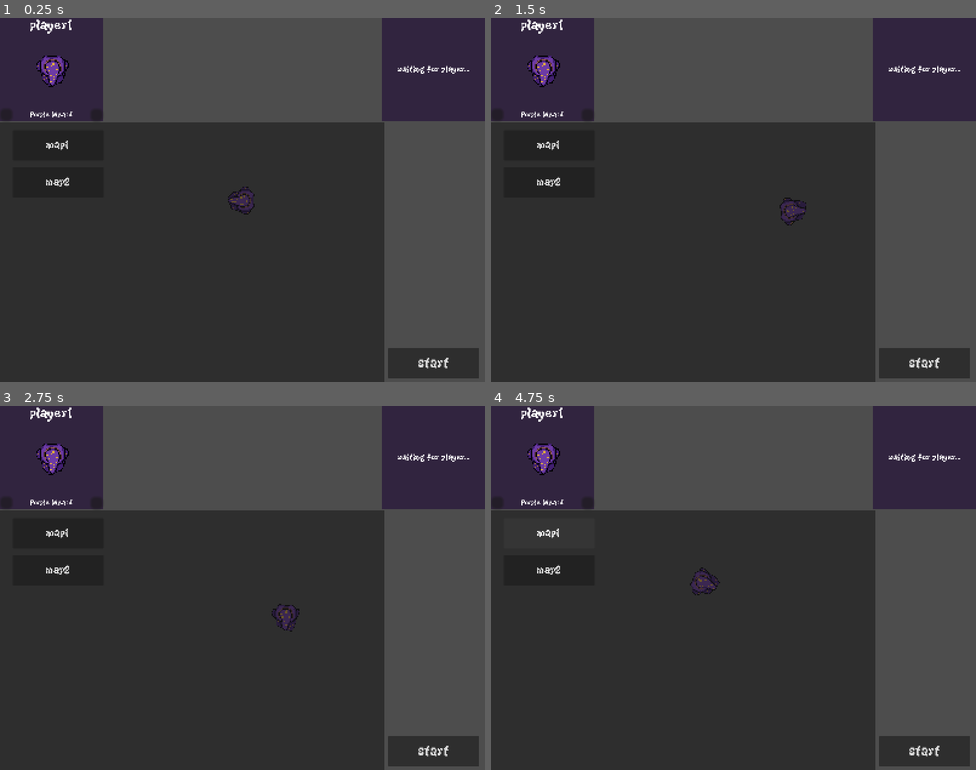
Above: before the commit, frames 1-4 (two rows, left to right).
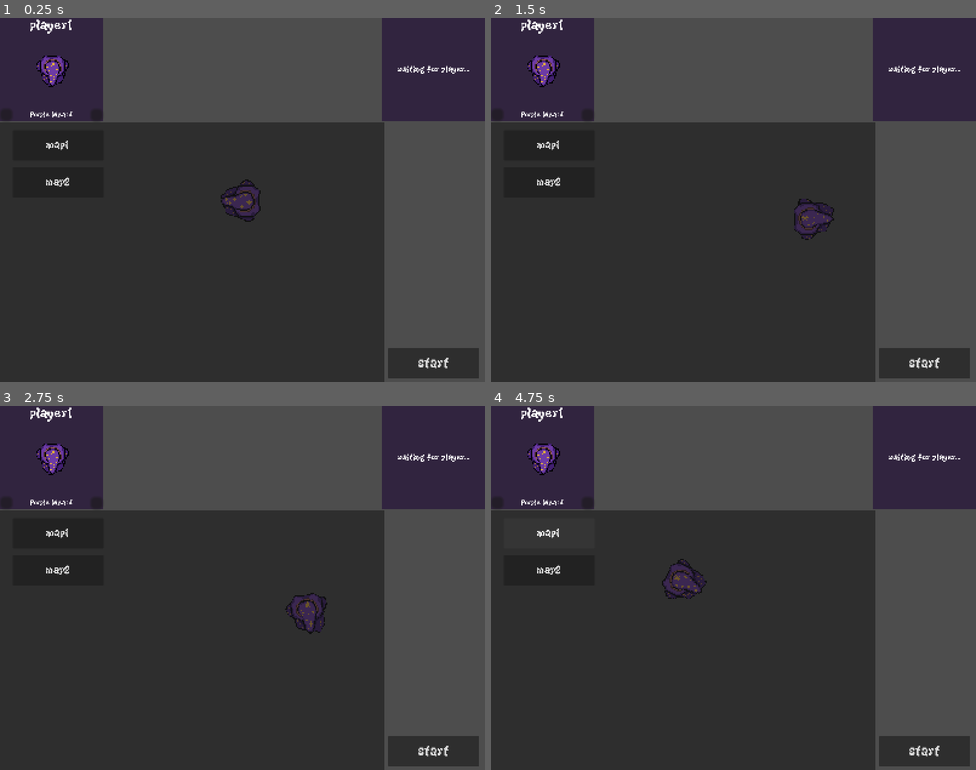
Above: after the commit, the same moments.

Repository: Raoul1808/ft_transcendence
Game: Godot game, scene res://scene/global/main.tscn
The game is run twice, just before and just after one commit, with the same random seed, the same clock (stepped at 60 frames per second) and the same inputs.
Inputs (mouse positions are in pixels of both pictures, inside the frame that each line leads up to):
- Up to frame 1 (0.25 s): no input
- Up to frame 2 (1.5 s): tap Enter at 0.5 s; move the mouse to (733, 200) at 0.52 s; hold D (right) 0.53-1.28 s; tap Q (drop_weapon) at 0.6 s; move the mouse to (636, 218) at 1.27 s; hold S (down) from 1.28 s (still down); tap E (loot) at 1.35 s
- Up to frame 3 (2.75 s): move the mouse to (291, 507) at 2.02 s; release S (down) at 2.03 s; hold D (right) from 2.03 s (still down); hold W (move) from 2.03 s (still down)
- Up to frame 4 (4.75 s): move the mouse to (709, 660) at 2.77 s; release W (move) at 2.78 s; click (709, 660) at 2.85 s; move the mouse to (879, 642) at 3.52 s; release D (right) at 3.53 s; hold A (left) from 3.53 s (still down); tap Q (drop_weapon) at 3.6 s; move the mouse to (588, 533) at 4.27 s; tap E (loot) at 4.35 s

The runs differ from the first frame. In frame 1, 0.4% of the frame differs, in the area x 45-54%, y 44-56%; in frame 2, 0.6%; in frame 3, 0.6%, in the area x 56-68%, y 51-63%; in frame 4, 0.6%.

Commit message:
update healt bar size

Diff:
--- a/game/scene/player/HUD.tscn
+++ b/game/scene/player/HUD.tscn
@@ -104,8 +104,10 @@
 anchors_preset = 2
 anchor_top = 1.0
 anchor_bottom = 1.0
-offset_top = -40.0
-offset_right = 40.0
+offset_left = 67.0
+offset_top = -84.0
+offset_right = 107.0
+offset_bottom = -44.0
 grow_vertical = 0
 size_flags_horizontal = 0
 size_flags_vertical = 0
@@ -115,6 +117,7 @@
 z_as_relative = false
 material = SubResource("ShaderMaterial_sacm7")
 position = Vector2(150, 0)
+scale = Vector2(2, 2)
 texture = ExtResource("3_xlll8")
 region_filter_clip_enabled = true
 
--- a/game/scene/player/player.tscn
+++ b/game/scene/player/player.tscn
@@ -161,6 +161,7 @@
 
 [node name="Camera2D" type="Camera2D" parent="." unique_id=1968293382]
 scale = Vector2(2, 2)
+zoom = Vector2(1.5, 1.5)
 position_smoothing_enabled = true
 position_smoothing_speed = 2.0
 
